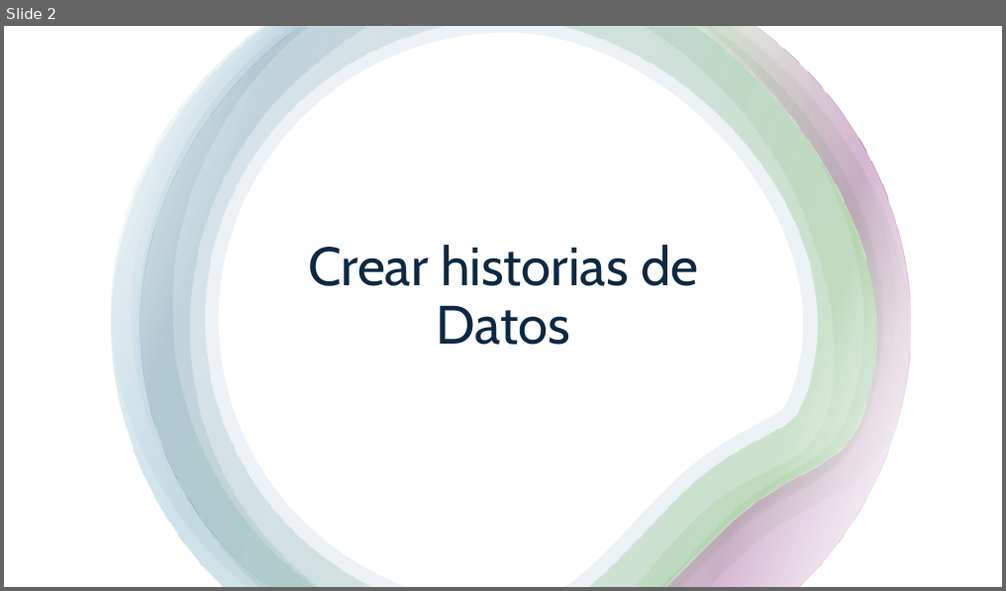
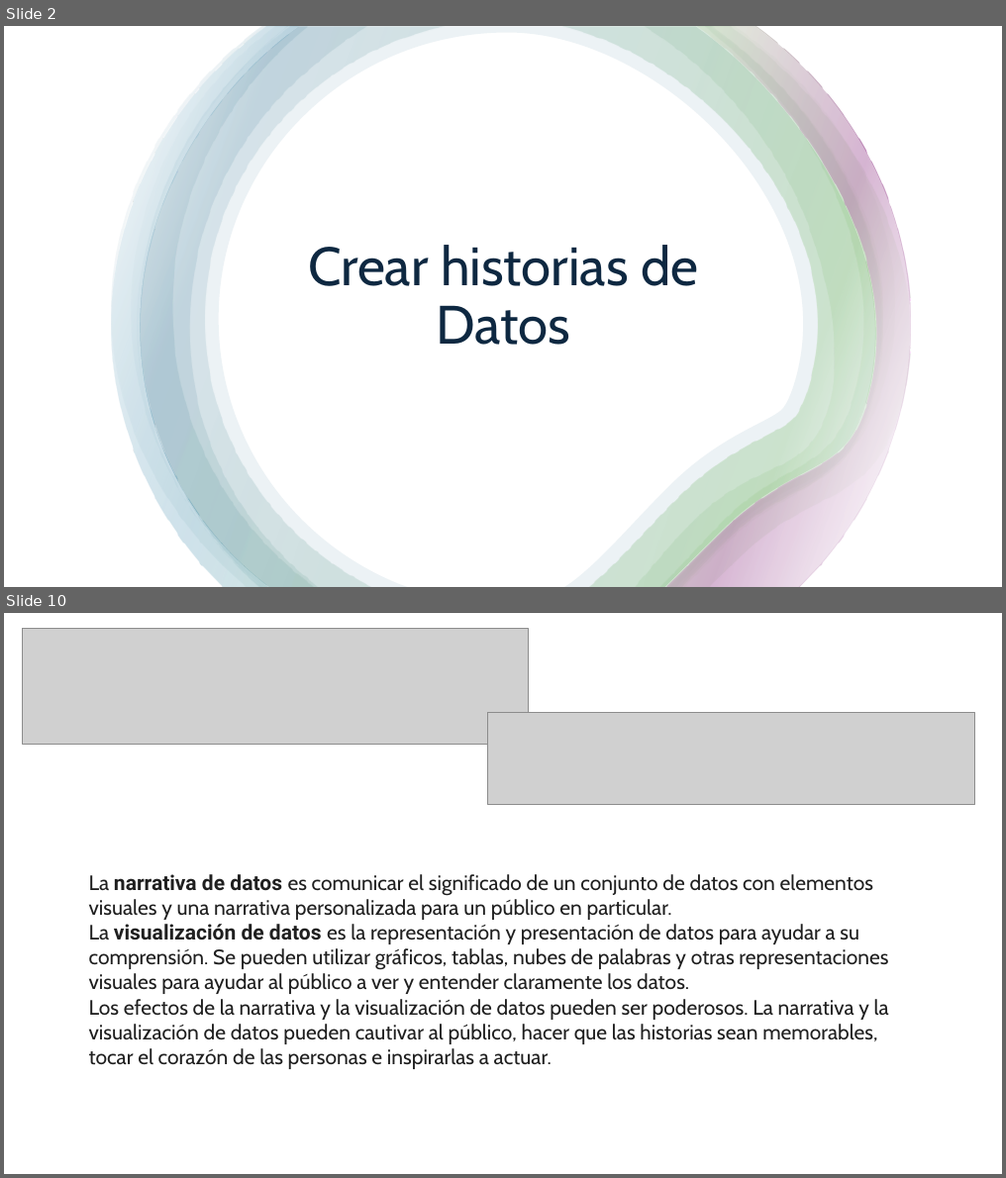
Before and after one commit to megath12/Data_Analysis_Google, a slide deck: 6_2_compartir_datos_visualizacion.pptx. Shown one above the other, each under a label of ours: slide 2 before the commit, slides 2 and 10 after it; the slides between them are not shown. The pictures are 1006x591 and 1006x1178 pixels, drawn with LibreOffice and Linux fonts; fonts in the diff are those of the drawing; grey boxes stand for pictures. Boxes give left, top, right and bottom in pixels: in the first picture for what was removed or moved away, otherwise in the second. Text is boxed around its words. In the diff, an @@ line names an element or a change of style, - is before the commit and + after.

```diff
--- a/6_2_compartir_datos_visualizacion.pptx
+++ b/6_2_compartir_datos_visualizacion.pptx
@@ slide 10 added at (4, 613, 1002, 1174), background #FFFFFF @@
@@ picture added at (23, 629, 529, 744) @@
@@ picture added at (488, 713, 975, 805) @@
@@ text added at (89, 874, 889, 1069), 20 pt, text #1F1F1F @@
+La narrativa de datos es comunicar el significado de un conjunto de datos con elementos visuales y una narrativa personalizada para un público en particular.
+La visualización de datos es la representación y presentación de datos para ayudar a su comprensión. Se pueden utilizar gráficos, tablas, nubes de palabras y otras representaciones visuales para ayudar al público a ver y entender claramente los datos.
+Los efectos de la narrativa y la visualización de datos pueden ser poderosos. La narrativa y la visualización de datos pueden cautivar al público, hacer que las historias sean memorables, tocar el corazón de las personas e inspirarlas a actuar.
```
Also in this commit, not shown: 12 other slides added, 1 slide removed, 4 other files.
